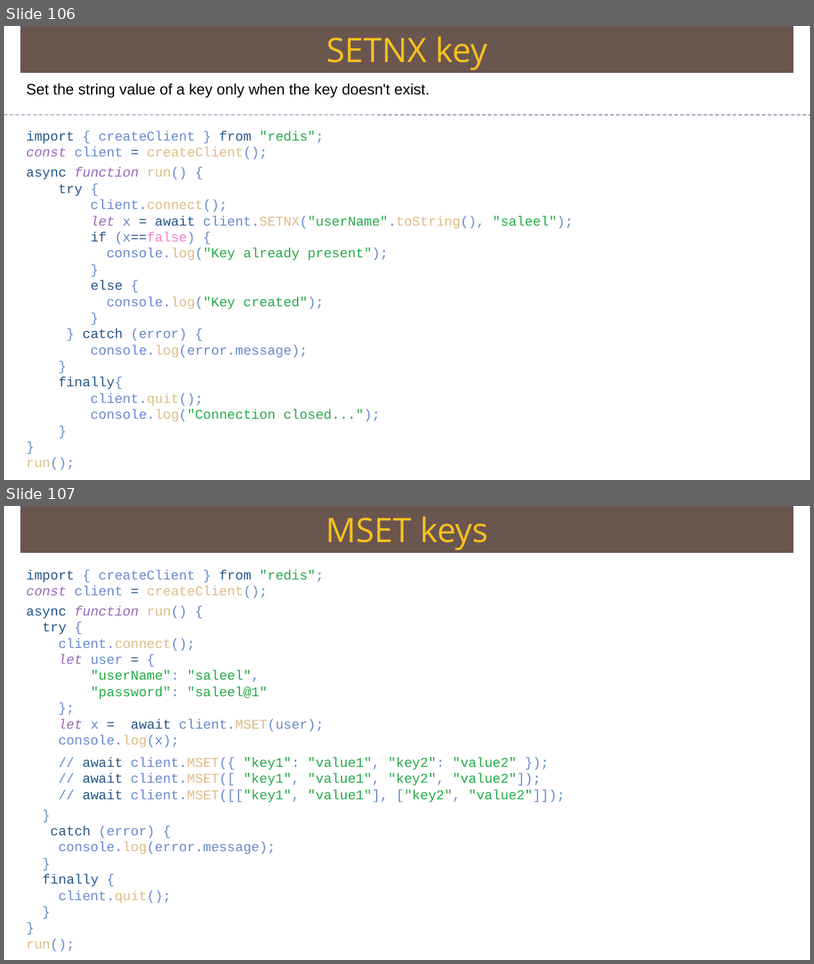
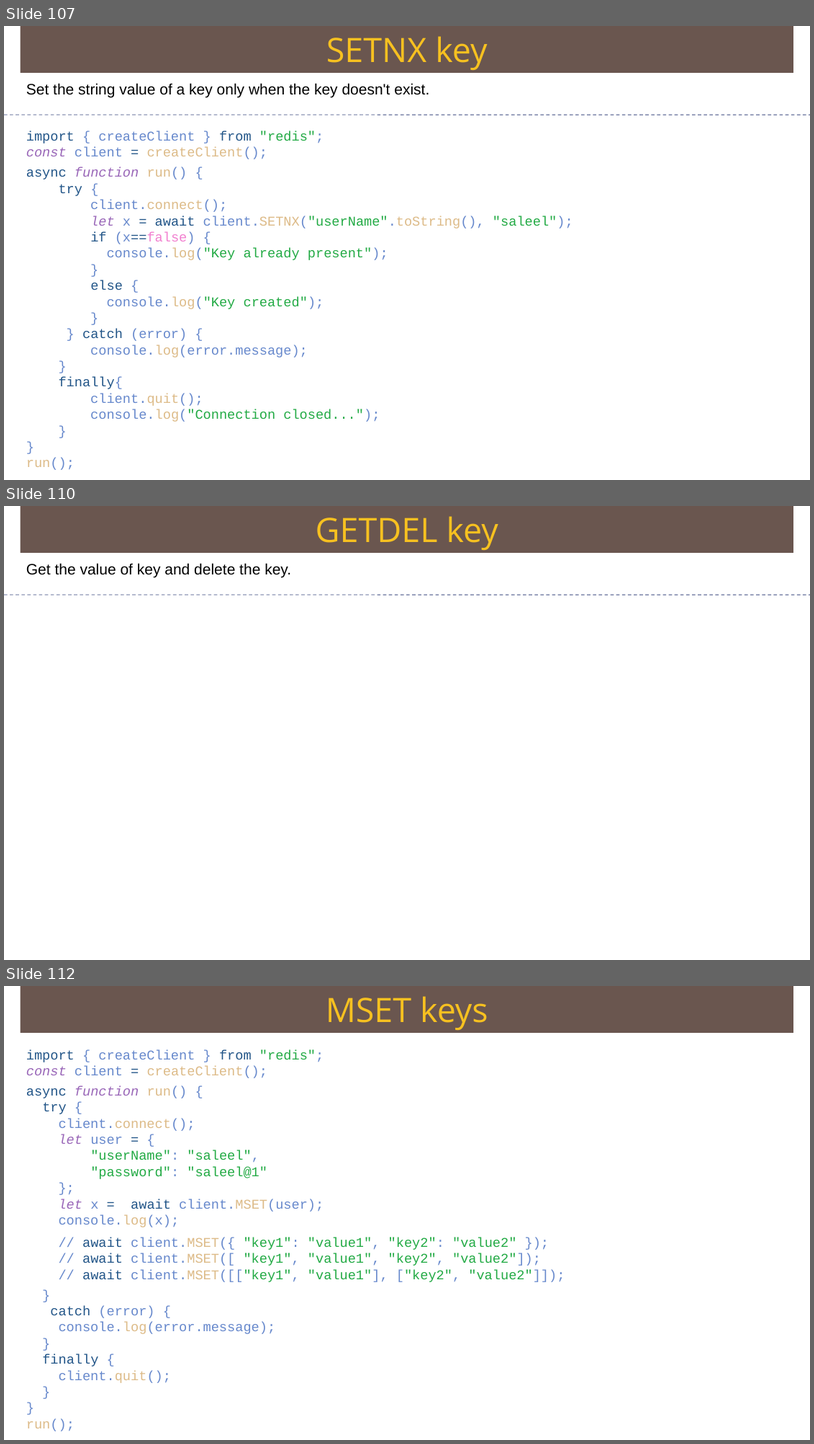
Before and after one commit to Saleel-Bagde/PPT-s, a slide deck: redis Ver2.pptx. Shown one above the other, each under a label of ours: slides 106 and 107 before the commit, slides 107, 110 and 112 after it; the slides between them are not shown. The pictures are 814x964 and 814x1444 pixels, drawn with LibreOffice and Linux fonts; fonts in the diff are those of the drawing. Boxes give left, top, right and bottom in pixels: in the first picture for what was removed or moved away, otherwise in the second. Text is boxed around its words. In the diff, an @@ line names an element or a change of style, - is before the commit and + after.

```diff
--- a/redis Ver2.pptx
+++ b/redis Ver2.pptx
@@ slide 110 added at [4, 506, 810, 960], background #FFFFFF @@
@@ rectangle added at [21, 506, 794, 553], fill #6A5650, 40 pt, text #F7C120 @@
+GETDEL key
@@ text added at [26, 563, 291, 577], 18 pt, text #000000 @@
+Get the value of key and delete the key.
@@ line added from (4, 595) to (810, 595), #6E78A0 0.99 pt dashed @@
@@ what was slide 106 is now slide 107 @@
@@ what was slide 107 is now slide 112 @@
```
Also in this commit, not shown: 6 other slides added, 2 slides removed.
